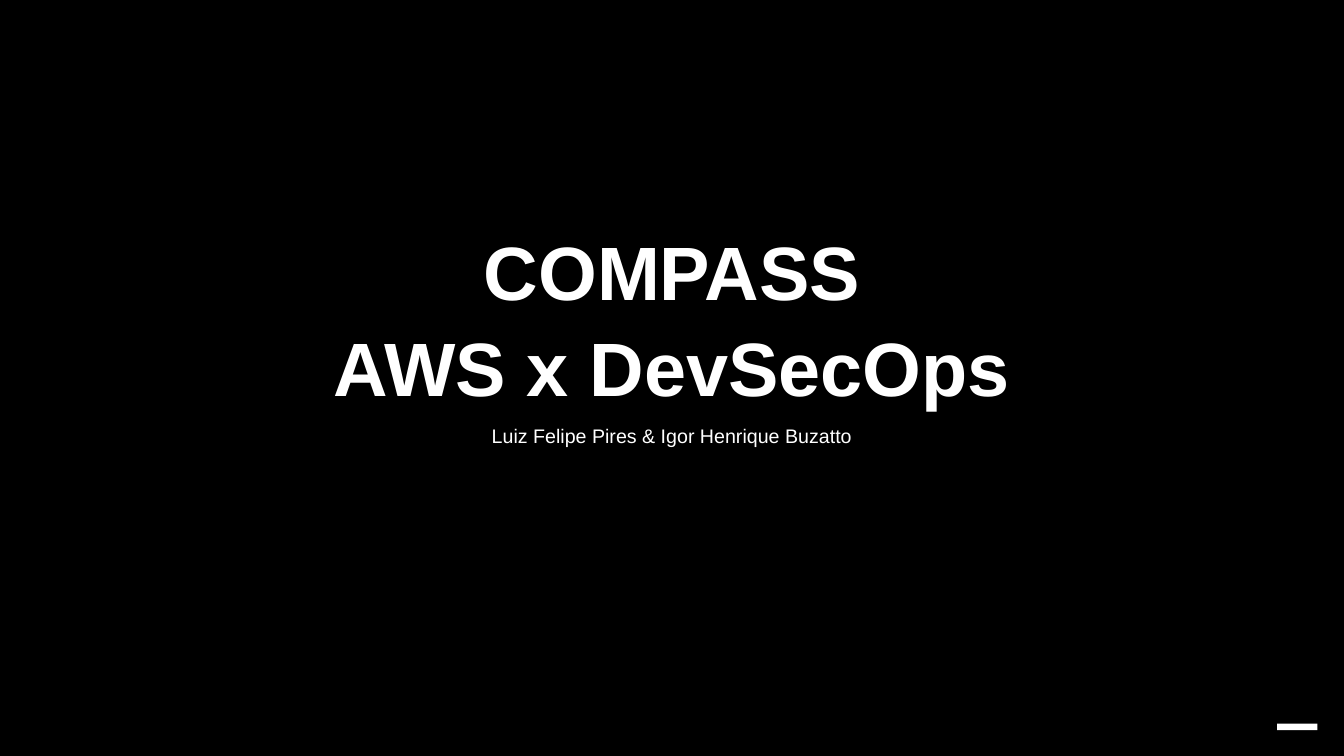
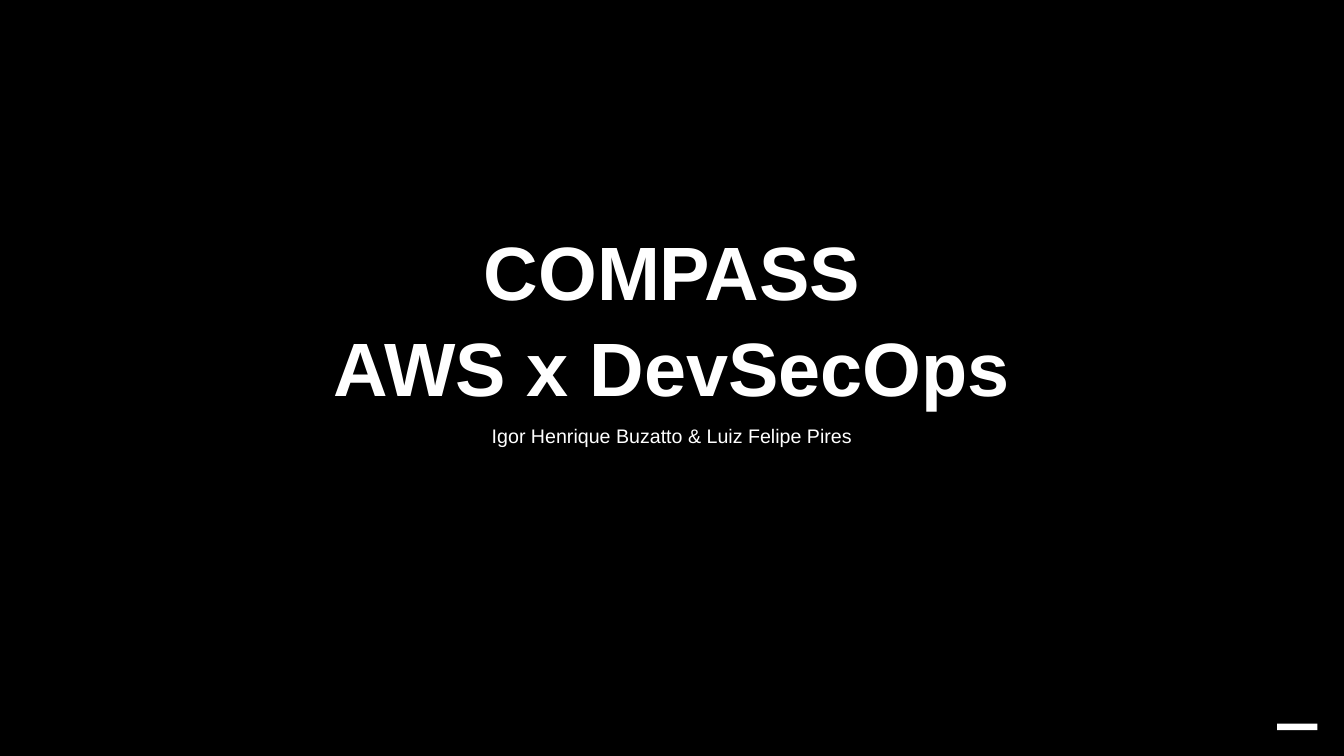
Before and after one commit to IHBuzatto/Atividades, a slide deck: slide 1 of Luiz e Igor.pptx. Drawn at 1344x756 pixels with LibreOffice and Linux fonts; fonts in the diff are those of the drawing; background and template pictures are left out. Boxes give left, top, right and bottom in pixels: in the first picture for what was removed or moved away, otherwise in the second. Text is boxed around its words. In the diff, an @@ line names an element or a change of style, - is before the commit and + after.

```diff
--- a/Luiz e Igor.pptx
+++ b/Luiz e Igor.pptx
@@ text at [492, 428, 852, 447]: text changed @@
-Luiz Felipe Pires & Igor Henrique Buzatto
+Igor Henrique Buzatto & Luiz Felipe Pires
```
Also in this commit, not shown: 4 other slides changed, 1 slide added, 1 slide removed, 1 other file.
